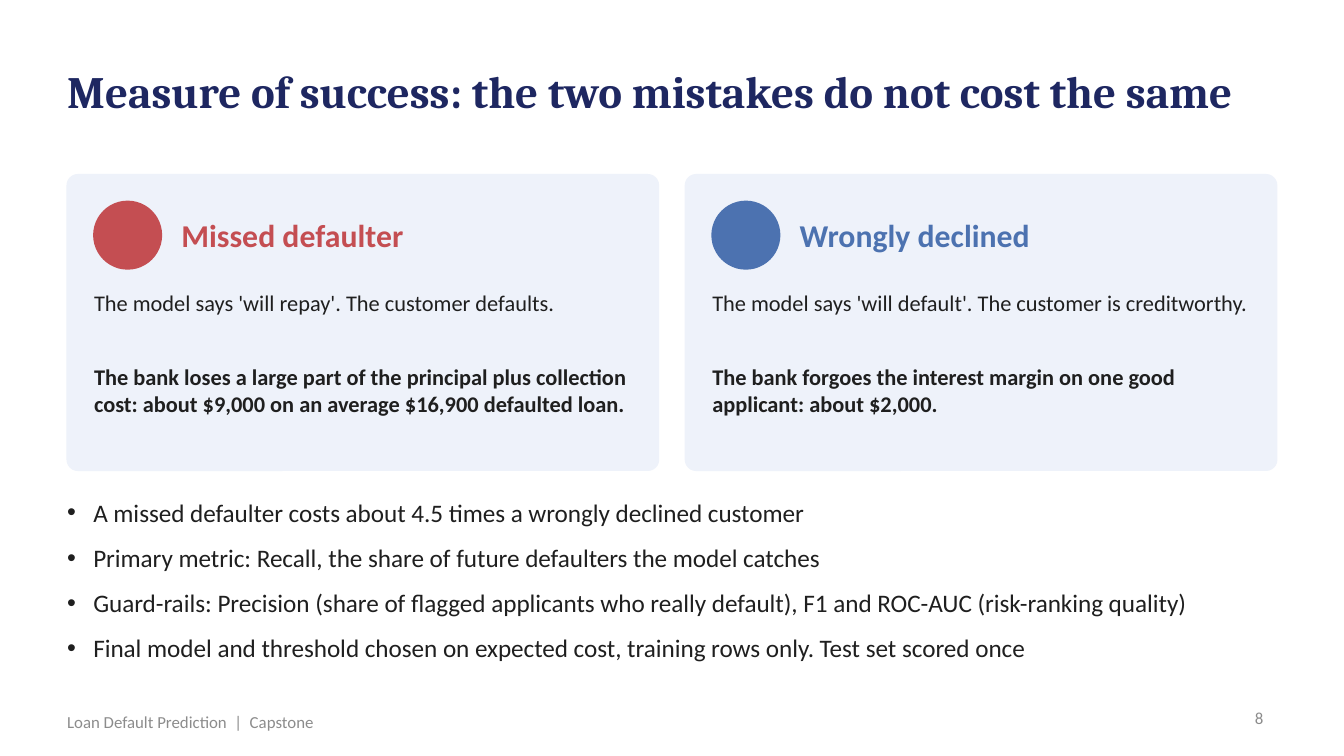
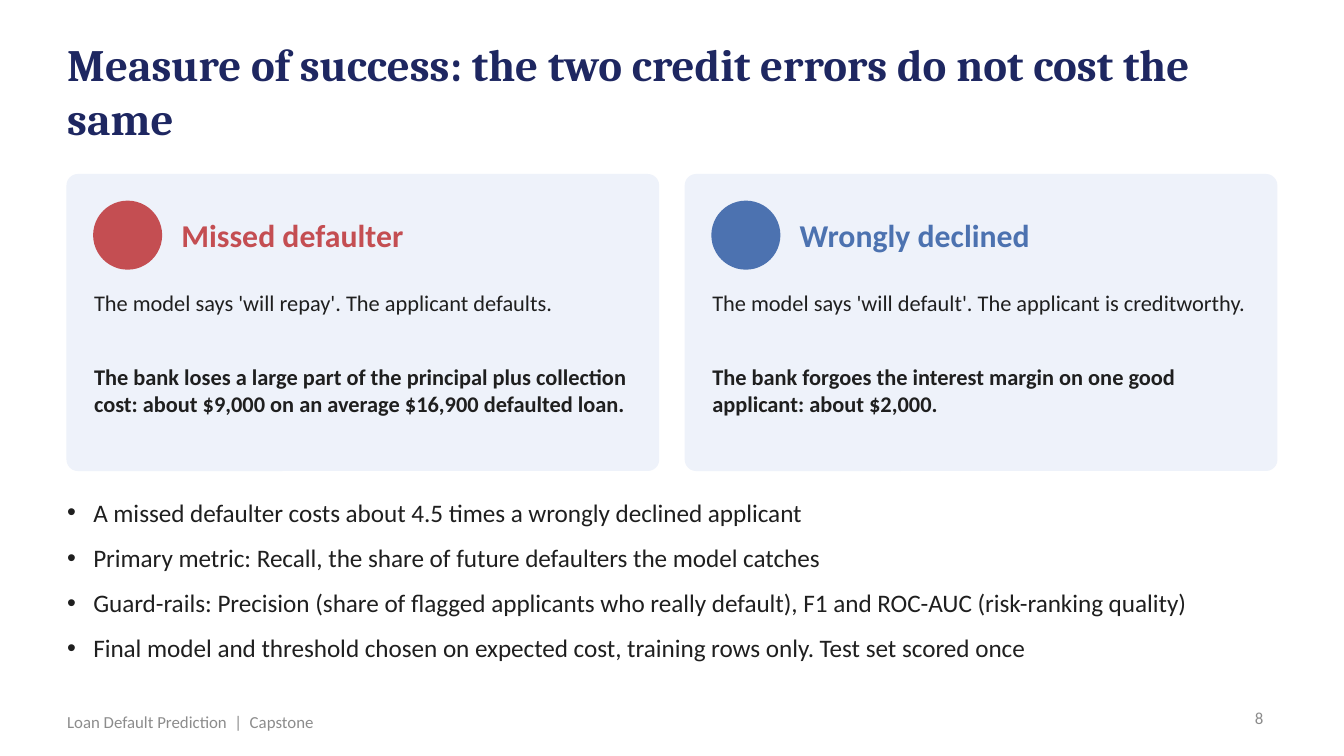
Before and after one commit to shubham1891/Personal-code, a slide deck: slide 8 of presentation/Loan_Default_Prediction_Presentation.pptx. Drawn at 1344x756 pixels with LibreOffice and Linux fonts; fonts in the diff are those of the drawing. Boxes give left, top, right and bottom in pixels: in the first picture for what was removed or moved away, otherwise in the second. Text is boxed around its words. In the diff, an @@ line names an element or a change of style, - is before the commit and + after.

```diff
--- a/presentation/Loan_Default_Prediction_Presentation.pptx
+++ b/presentation/Loan_Default_Prediction_Presentation.pptx
@@ title at [67,49,1189,136]: text changed @@
-Measure of success: the two mistakes do not cost the same
+Measure of success: the two credit errors do not cost the same
@@ text at [94,295,552,315]: text changed @@
-The model says 'will repay'. The customer defaults.
+The model says 'will repay'. The applicant defaults.
@@ text at [712,295,1245,315]: text changed @@
-The model says 'will default'. The customer is creditworthy.
+The model says 'will default'. The applicant is creditworthy.
@@ text at [93,504,802,527]: text changed @@
-• A missed defaulter costs about 4.5 times a wrongly declined customer
+• A missed defaulter costs about 4.5 times a wrongly declined applicant
```
Also in this commit, not shown: 9 other slides changed, 7 other files.
